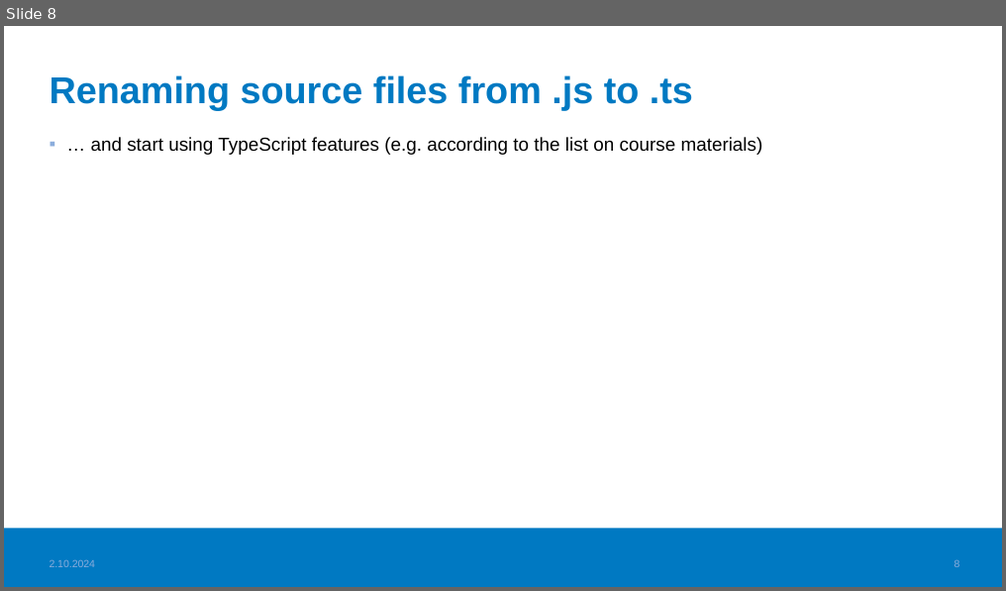
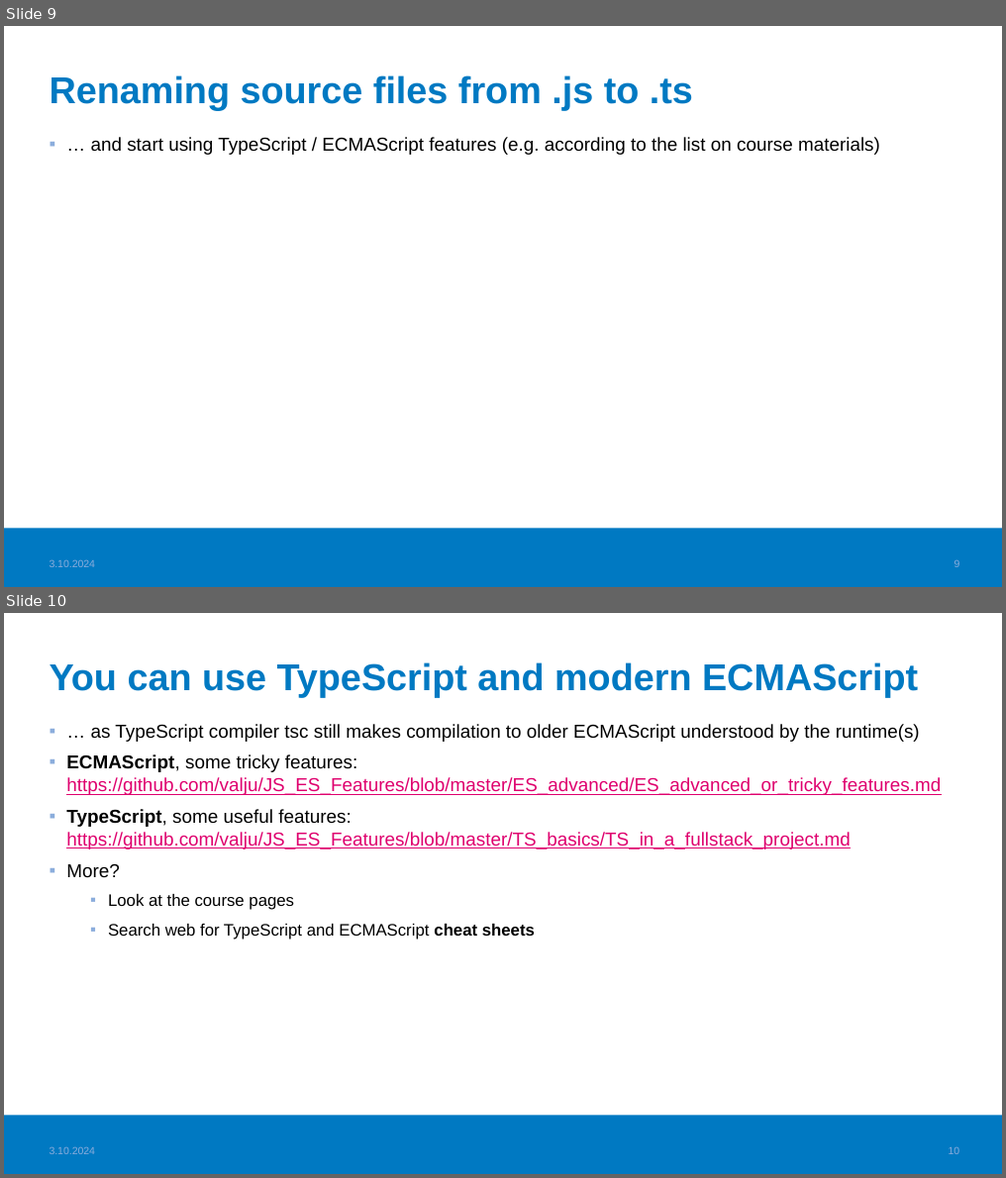
Before and after one commit to valju/JS_ES_Features, a slide deck: TS_basics/TypeScript_usage_understood.pptx. Shown one above the other, each under a label of ours: slide 8 before the commit, slides 9 and 10 after it. The pictures are 1006x591 and 1006x1178 pixels, drawn with LibreOffice and Linux fonts; fonts in the diff are those of the drawing; background and template pictures are left out. Boxes give left, top, right and bottom in pixels: in the first picture for what was removed or moved away, otherwise in the second. Text is boxed around its words. In the diff, an @@ line names an element or a change of style, - is before the commit and + after.

```diff
--- a/TS_basics/TypeScript_usage_understood.pptx
+++ b/TS_basics/TypeScript_usage_understood.pptx
@@ slide 10 added at <box>4,613,1002,1174</box>, background #FFFFFF; not listed: 1 template element that a slide beside it also shows @@
@@ title added at <box>50,663,918,698</box>, 36 pt, text #0079C2, bold @@
+You can use TypeScript and modern ECMAScript
@@ text added at <box>66,724,941,940</box>, 18 pt, text #000000 @@
+▪ … as TypeScript compiler tsc still makes compilation to older ECMAScript understood by the runtime(s)
+▪ ECMAScript, some tricky features: https://github.com/valju/JS_ES_Features/blob/master/ES_advanced/ES_advanced_or_tricky_features.md
+▪ TypeScript, some useful features: https://github.com/valju/JS_ES_Features/blob/master/TS_basics/TS_in_a_fullstack_project.md
+▪ More?
+  ▪ Look at the course pages
+  ▪ Search web for TypeScript and ECMAScript cheat sheets
@@ text added at <box>50,1147,96,1155</box>, 10 pt, text #8BADDC @@
+3.10.2024
@@ page number added at <box>948,1148,960,1155</box>, 10 pt, text #8BADDC @@
+10
@@ what was slide 8 is now slide 9 @@
@@ slide 9 changed as well @@
@@ text at <box>91,137,880,155</box>: text changed @@
-▪ … and start using TypeScript features (e.g. according to the list on course materials)
+▪ … and start using TypeScript / ECMAScript features (e.g. according to the list on course materials)
```
Also in this commit, not shown: 11 other slides changed, 1 other slide added, 2 other files.
